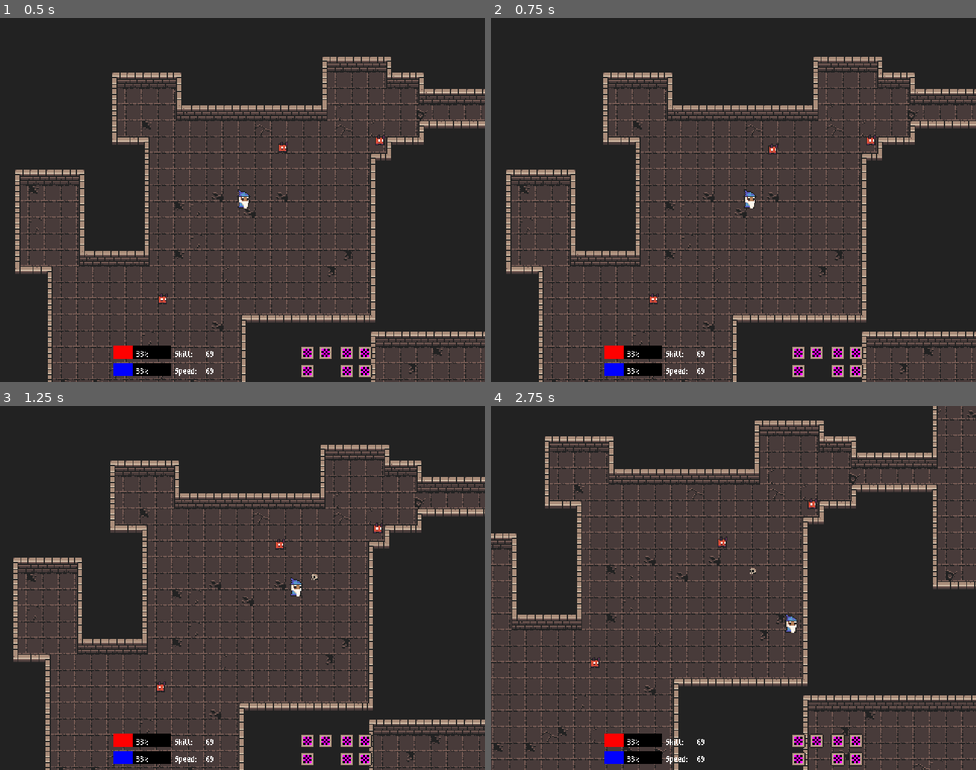
Above: before the commit, frames 1-4 (two rows, left to right).
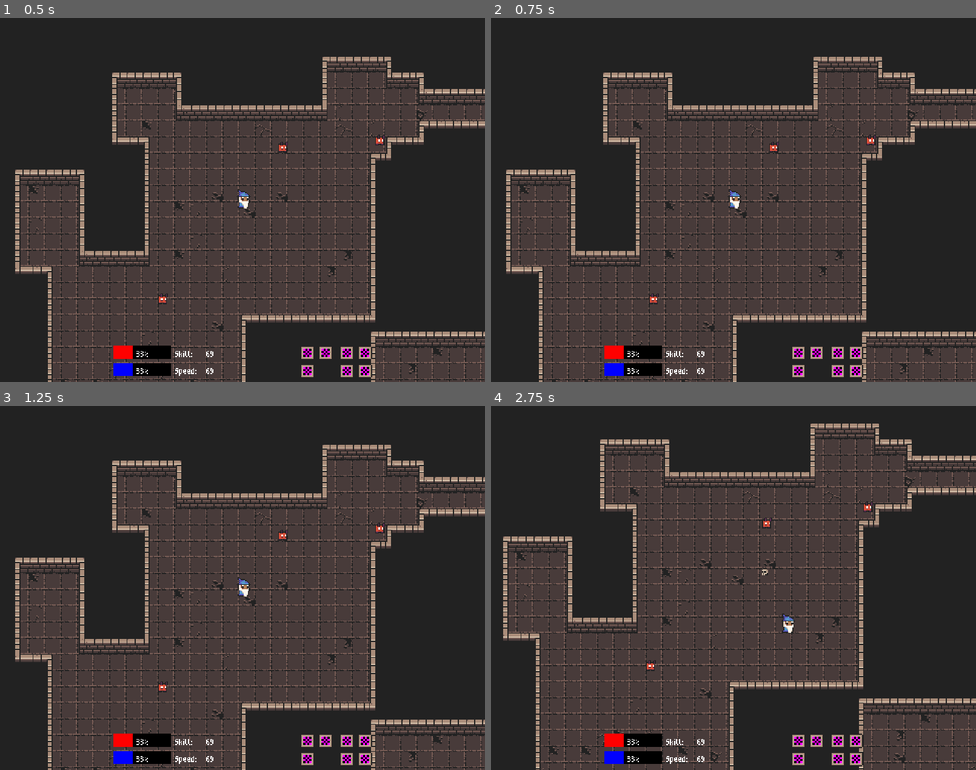
Above: after the commit, the same moments.

Repository: lownpho/mages
Game: Godot game, scene res://scenes/world.tscn
Two runs of this game, one before a commit and one after it. Both use one fixed random seed, a clock stepped at 60 frames per second and the inputs below.
Inputs (mouse positions are in pixels of both pictures, inside the frame that each line leads up to):
- Up to frame 1 (0.5 s): no input
- Up to frame 2 (0.75 s): tap Enter at 0.5 s; move the mouse to (840, 181) at 0.52 s; hold D (right) from 0.53 s (still down); hold Right mouse button (focus) from 0.53 s (still down)
- Up to frame 3 (1.25 s): keep holding D (right); keep holding Right mouse button (focus); click (349, 569) at 0.8 s
- Up to frame 4 (2.75 s): move the mouse to (636, 606) at 1.27 s; release D (right) at 1.28 s; release Right mouse button (focus) at 1.28 s; hold S (down) 1.28-2.03 s; click (636, 606) at 1.35 s; right-click (636, 606) at 1.55 s; move the mouse to (782, 507) at 2.02 s; hold D (right) from 2.03 s (still down); hold Right mouse button (focus) from 2.03 s (still down); click (782, 507) at 2.3 s

Frame 1 is identical in both runs. In frame 2, 0.3% of the frame differs, in the area x 48-60%, y 34-53%; in frame 3, 13%; in frame 4, 45%, in the area x 0-100%, y 0-100%.

Commit message:
Add mana system

Diff:
--- a/characters/enemies/small_demon.gd
+++ b/characters/enemies/small_demon.gd
@@ -83,7 +83,7 @@
 	attack_probe.look_at(player_position)
 
 	var attack_collider = attack_probe.get_collider()
-	if attack_collider and attack_collider.name == "Player":
+	if attack_collider and attack_collider.name == "Player" and weapon.can_fire:
 		var player_direction = (player_position - global_position).normalized()
 		weapon.fire(player_direction, power)
 	else:
--- a/characters/player/player.gd
+++ b/characters/player/player.gd
@@ -1,24 +1,32 @@
 extends CharacterBody2D
 
 @export var max_health: int = 100
+@export var max_mana: int = 10
 @export var power: int = 25
 @export var speed: int = 80
+@export var focus_mana_recover: int = 1
 
 @onready var hurtbox = $Hurtbox
 @onready var weapon = $Weapon
 @onready var fsm: FSM = $FSM
 
 var health: int
+var mana: int
+var focus_delay: float = 1.0
+var is_recovering_mana: bool = false
 
 func _ready() -> void:
-	# Connect to state signals
 	var idle_state = $FSM/Idle
 	idle_state.on_physics_update.connect(_on_idle_physics_update)
 	var move_state = $FSM/Move
 	move_state.on_physics_update.connect(_on_move_physics_update)
+	var focus_state = $FSM/Focus
+	focus_state.on_physics_update.connect(_on_focus_physics_update)
+	focus_state.on_enter.connect(_on_focus_enter)
 
 	hurtbox.hurt.connect(_on_hurt)
 	health = max_health
+	mana = max_mana
 
 func get_input_direction() -> Vector2:
 	var direction_x := Input.get_axis("left", "right")
@@ -26,12 +34,18 @@
 	return Vector2(direction_x, direction_y).normalized()
 
 func _handle_weapon_input() -> void:
-	if Input.is_action_pressed("weapon"):
+	if Input.is_action_pressed("weapon") and mana > 0 and weapon.can_fire:
 		var mouse_position = get_global_mouse_position()
 		var fire_direction = (mouse_position - position).normalized()
-		weapon.fire(fire_direction, power)  # Pass the power stat
+
+		mana -= weapon.mana_cost
+		weapon.fire(fire_direction, power)
 
 func _on_idle_physics_update(_delta: float) -> void:
+	if Input.is_action_just_pressed("focus"):
+		fsm.transition_to("Focus")
+		return
+
 	var direction = get_input_direction()
 
 	if direction != Vector2.ZERO:
@@ -61,6 +75,20 @@
 
 	_handle_weapon_input()
 
+func _recover_mana() -> void:
+	mana = min(mana + focus_mana_recover, max_mana)
+	if Input.is_action_pressed("focus"):
+		var timer = get_tree().create_timer(1.0)
+		timer.timeout.connect(_recover_mana)
+
+func _on_focus_enter() -> void:
+	var timer = get_tree().create_timer(focus_delay)
+	timer.timeout.connect(_recover_mana)
+
+func _on_focus_physics_update(_delta: float) -> void:
+	if Input.is_action_just_released("focus"):
+		fsm.transition_to("Idle")
+
 func _die() -> void:
 	queue_free()
 
--- a/characters/player/player.tscn
+++ b/characters/player/player.tscn
@@ -49,4 +49,4 @@
 [node name="FSM" parent="." instance=ExtResource("2_5dc8e")]
 initial_state = "Idle"
 auto_start = true
-state_names = Array[String](["Idle", "Move"])
+state_names = Array[String](["Idle", "Move", "Focus"])
--- a/components/items/one_bullet_weapon.gd
+++ b/components/items/one_bullet_weapon.gd
@@ -4,6 +4,7 @@
 @export var bullet_config: BulletConfig
 @export var fire_cooldown: float = 0.5
 @export var power_scaling: float = 1
+@export var mana_cost: int = 1
 
 var can_fire: bool = true
 var fire_timer: Timer
